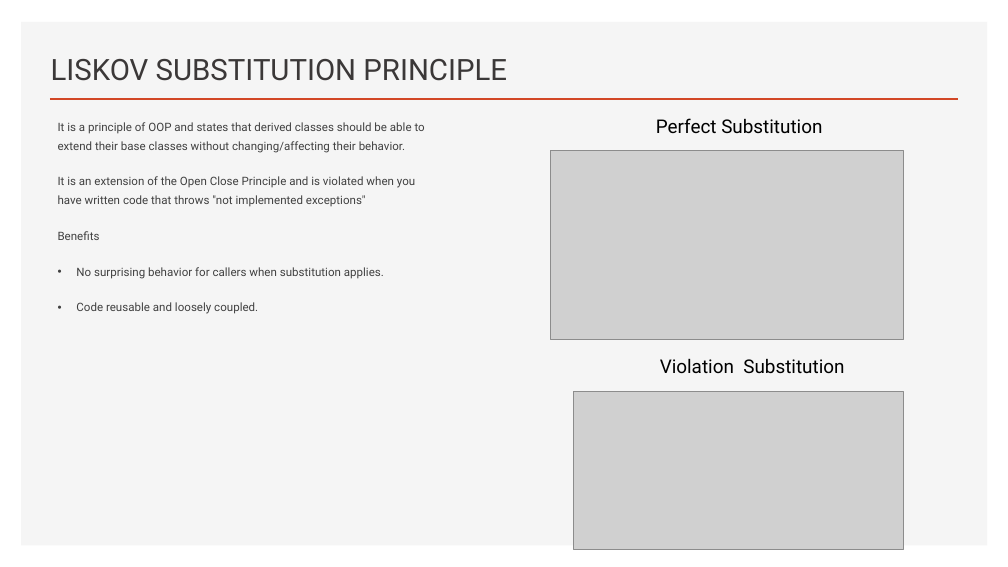
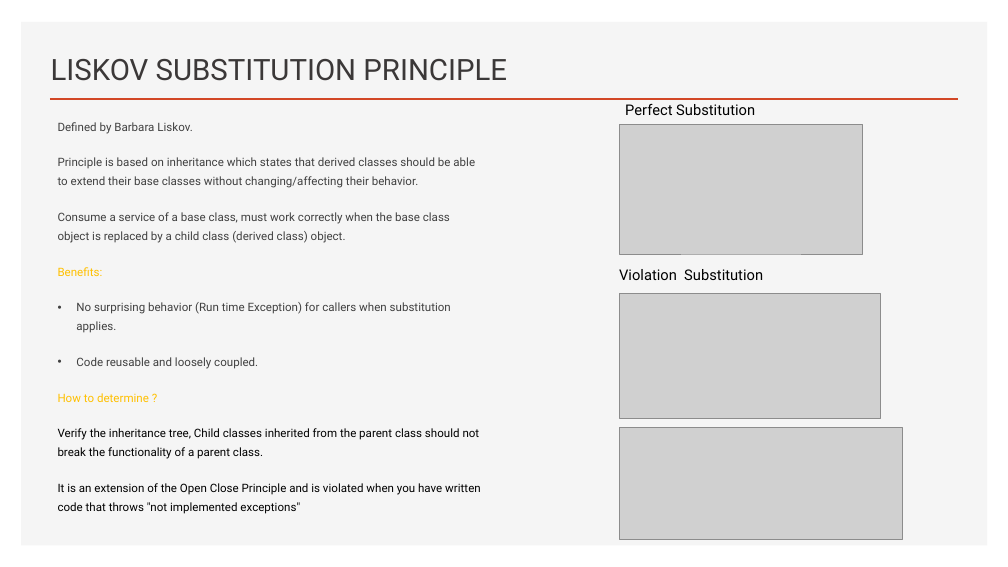
Before and after one commit to jatinrdave/SOLIDPRINCIPLESDEMO, a slide deck: slide 13 of SOLID PRINCIPLES_NEW.pptx (slide 11 before the commit). Drawn at 1008x567 pixels with LibreOffice and Linux fonts; fonts in the diff are those of the drawing; grey boxes stand for pictures. Boxes give left, top, right and bottom in pixels: in the first picture for what was removed or moved away, otherwise in the second. Text is boxed around its words. In the diff, an @@ line names an element or a change of style, - is before the commit and + after.

```diff
--- a/SOLID PRINCIPLES_NEW.pptx
+++ b/SOLID PRINCIPLES_NEW.pptx
@@ text "Perfect Substitution": place and size @@
-text "Perfect Substitution" at [656, 118, 822, 134]
+text "Perfect Substitution" at [625, 104, 755, 115]
@@ text "Perfect Substitution" at [625, 104, 755, 115]: size 18 to 14 pt @@
@@ text at [58, 122, 480, 459]: text changed @@
-It is a principle of OOP and states that derived classes should be able to extend their base classes without changing/affecting their behavior.
+Defined by Barbara Liskov.
+Principle is based on inheritance which states that derived classes should be able to extend their base classes without changing/affecting their behavior.
+Consume a service of a base class, must work correctly when the base class object is replaced by a child class (derived class) object.
+Benefits:
+• No surprising behavior (Run time Exception) for callers when substitution applies.
+• Code reusable and loosely coupled.
+How to determine ?
+Verify the inheritance tree, Child classes inherited from the parent class should not break the functionality of a parent class.
@@ picture: place and size @@
-picture at [551, 150, 904, 340]
+picture at [620, 124, 863, 254]
@@ text at [58, 231, 384, 314]: paragraphs removed @@
-Benefits
-• No surprising behavior for callers when substitution applies.
-• Code reusable and loosely coupled.
@@ text "Violation Substitution" at [619, 269, 763, 280]: size 18 to 14 pt @@
@@ text "Violation Substitution": place and size @@
-text "Violation Substitution" at [660, 358, 844, 374]
+text "Violation Substitution" at [619, 269, 763, 280]
@@ picture: place and size @@
-picture at [574, 392, 904, 550]
+picture at [620, 293, 880, 418]
@@ picture added at [620, 427, 902, 540] @@
@@ text at [58, 483, 481, 514]: text colour #404040 to #000000 in "It is an extension of the Open ..." @@
```
Also in this commit, not shown: 10 other slides changed, 4 slides added, 1 slide removed, 18 other files.
